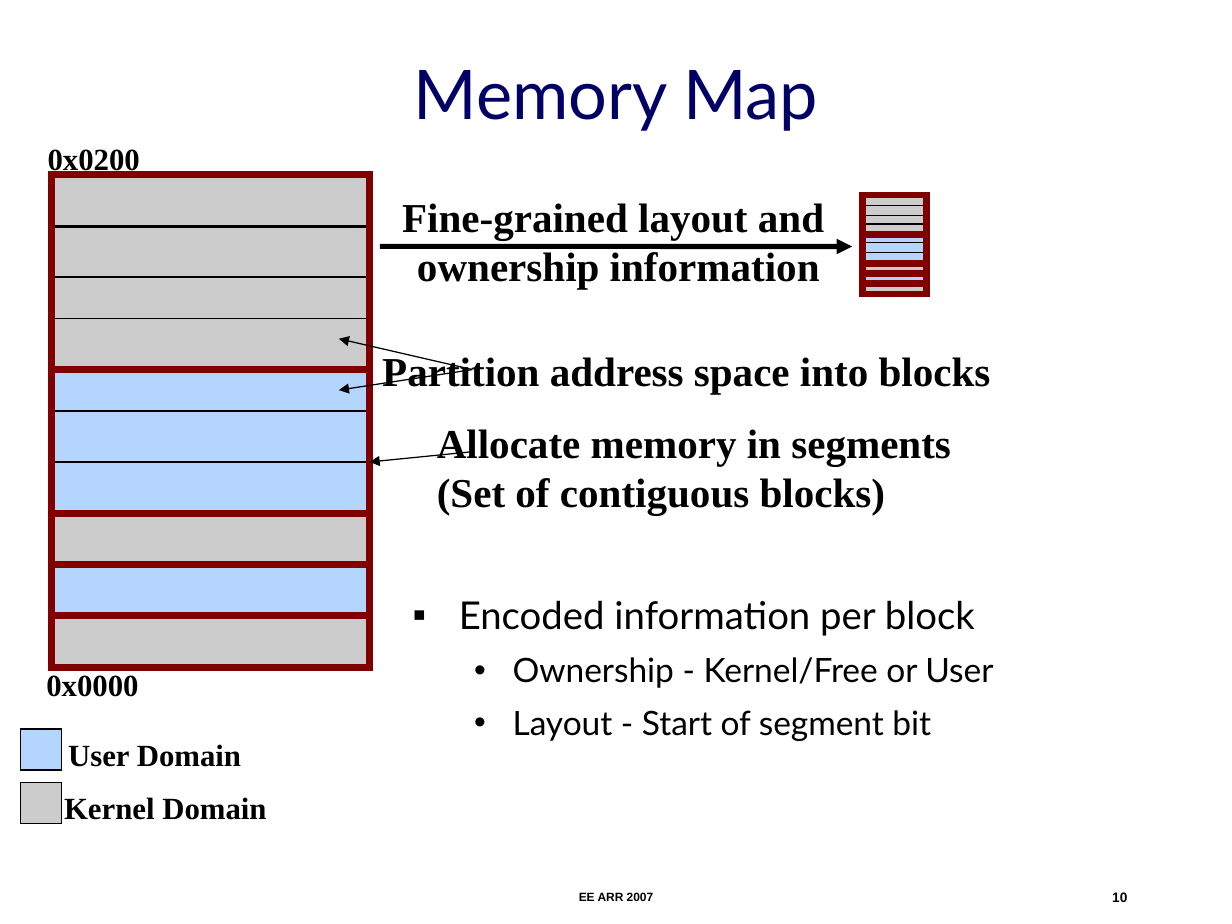
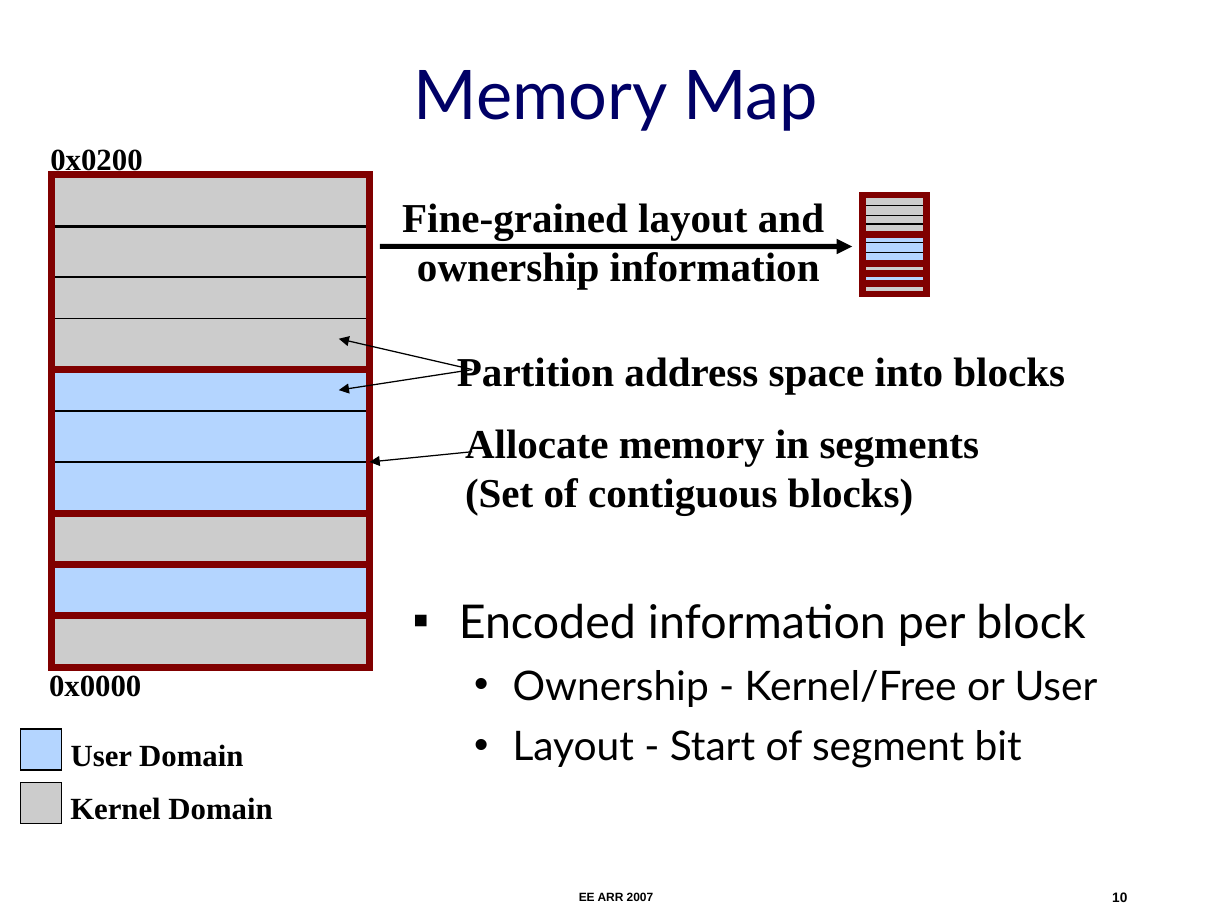
Before and after one commit to nesl/umpu, a slide deck: slide 10 of docs/ee-arr-2007/ee-arr.ppt. Drawn at 1232x924 pixels with LibreOffice and Linux fonts; fonts in the diff are those of the drawing. Boxes give left, top, right and bottom in pixels: in the first picture for what was removed or moved away, otherwise in the second. Text is boxed around its words. In the diff, an @@ line names an element or a change of style, - is before the commit and + after.

```diff
--- a/docs/ee-arr-2007/ee-arr.ppt
+++ b/docs/ee-arr-2007/ee-arr.ppt
@@ text "Partition address space into blocks": place and size @@
-text "Partition address space into blocks" at [382,354,991,394]
+text "Partition address space into blocks" at [457,357,1065,394]
@@ text "Allocate memory in segments": place and size @@
-text "Allocate memory in segments" at [437,429,951,515]
+text "Allocate memory in segments" at [465,429,980,515]
@@ text "Encoded information per block" at [459,603,1098,768]: size 22.4 to 27.2 pt in "Encoded information per block"; size 19.6 to 23.8 pt in "Ownership - Kernel/Free or User", "Layout - Start of segment bit" @@
@@ text "Kernel Domain": place and size @@
-text "Kernel Domain" at [64,797,266,820]
+text "Kernel Domain" at [70,797,272,820]
```
Also in this commit, not shown: 19 other slides changed.
